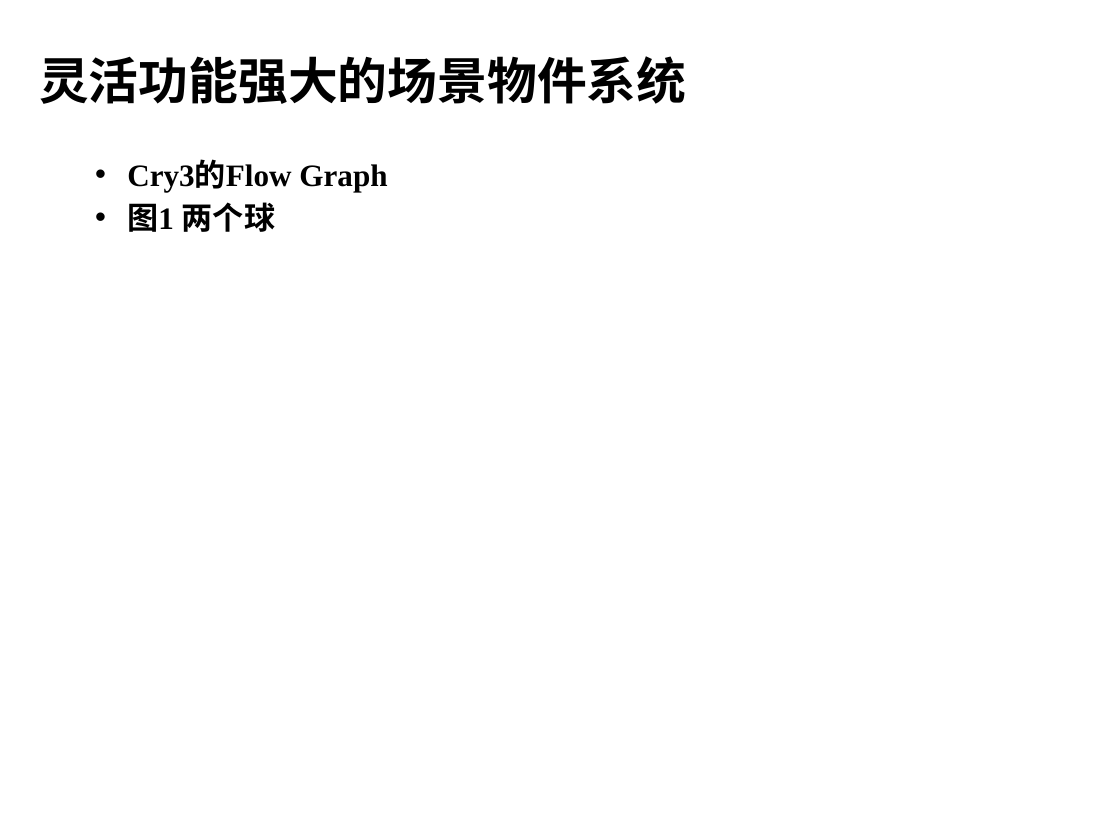
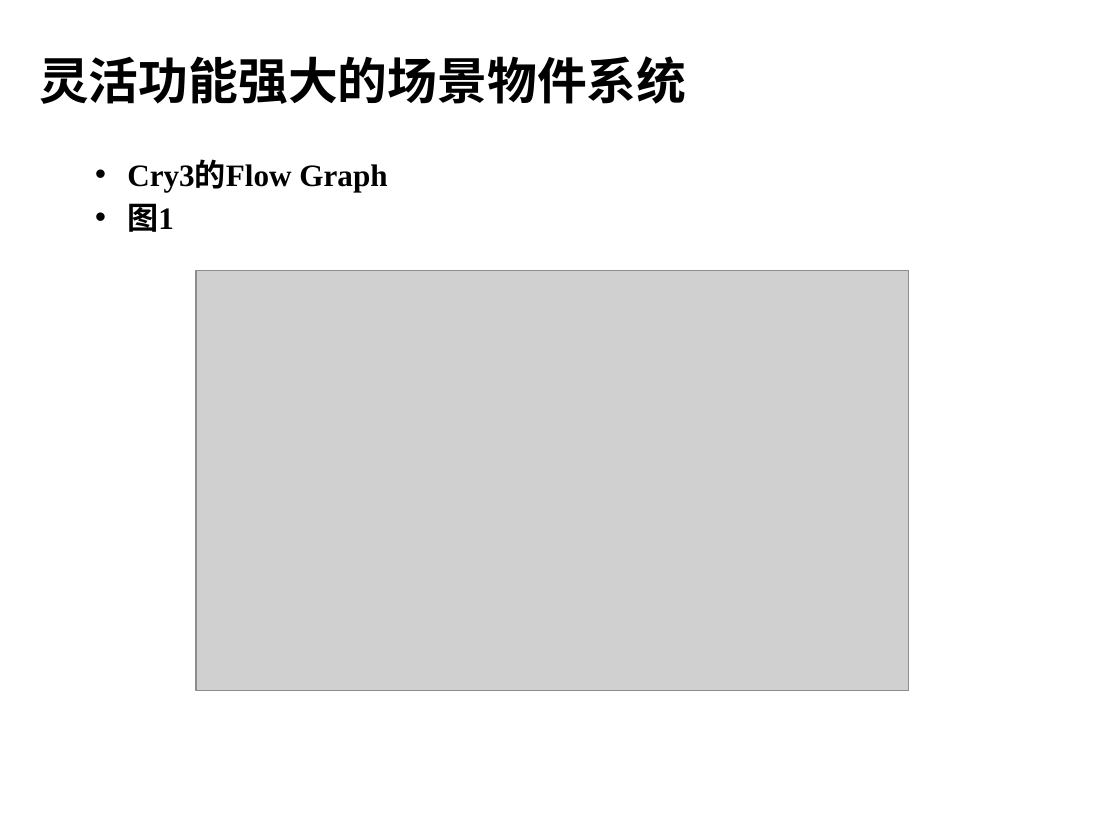
Before and after one commit to henryfung01/StreetFighter, a slide deck: slide 6 of Doc/whitebai.pptx. Drawn at 1120x840 pixels with LibreOffice and Linux fonts; fonts in the diff are those of the drawing; grey boxes stand for pictures; background and template pictures are left out. Boxes give left, top, right and bottom in pixels: in the first picture for what was removed or moved away, otherwise in the second. Text is boxed around its words. In the diff, an @@ line names an element or a change of style, - is before the commit and + after.

```diff
--- a/Doc/whitebai.pptx
+++ b/Doc/whitebai.pptx
@@ text at bbox=[127, 203, 174, 232]: text changed @@
-• 图1 两个球
+• 图1
@@ picture added at bbox=[196, 271, 908, 691] @@
```
Also in this commit, not shown: 3 other slides changed, 5 slides added.
